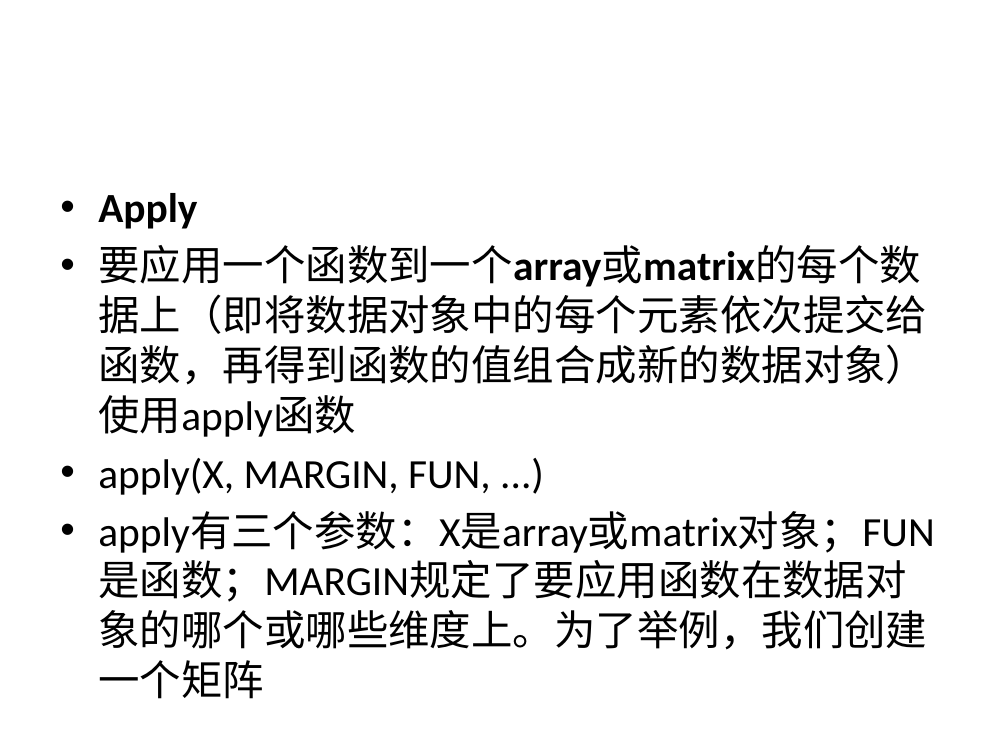
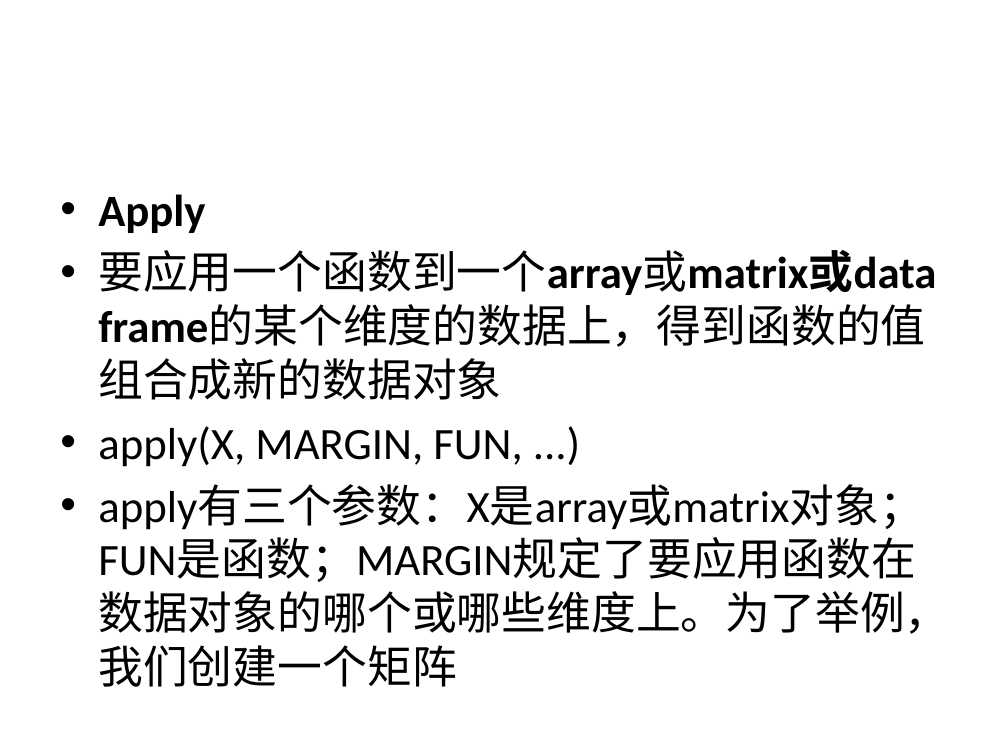
Before and after one commit to zsyzDec/bdm, a slide deck: slide 75 of 2-R基础.pptx. Drawn at 1008x756 pixels with LibreOffice and Linux fonts; fonts in the diff are those of the drawing. Boxes give left, top, right and bottom in pixels: in the first picture for what was removed or moved away, otherwise in the second. Text is boxed around its words. In the diff, an @@ line names an element or a change of style, - is before the commit and + after.

```diff
--- a/2-R基础.pptx
+++ b/2-R基础.pptx
@@ text at bbox=[98, 194, 950, 687]: size 29.6 to 32 pt in "Apply", "apply(X, MARGIN, FUN, ...)", "apply有三个参数：X是array或matrix对象；FUN是函数；MARGIN规定了要应用函数在数据对象的哪个或哪些 ..." @@
@@ text at bbox=[98, 250, 936, 400]: text changed; size 29.6 to 32 pt @@
-• 要应用一个函数到一个array或matrix的每个数据上（即将数据对象中的每个元素依次提交给函数，再得到函数的值组合成新的数据对象）使用apply函数
+• 要应用一个函数到一个array或matrix或data frame的某个维度的数据上，得到函数的值组合成新的数据对象
```
Also in this commit, not shown: 6 other slides changed, 2 slides added, 1 slide removed.
